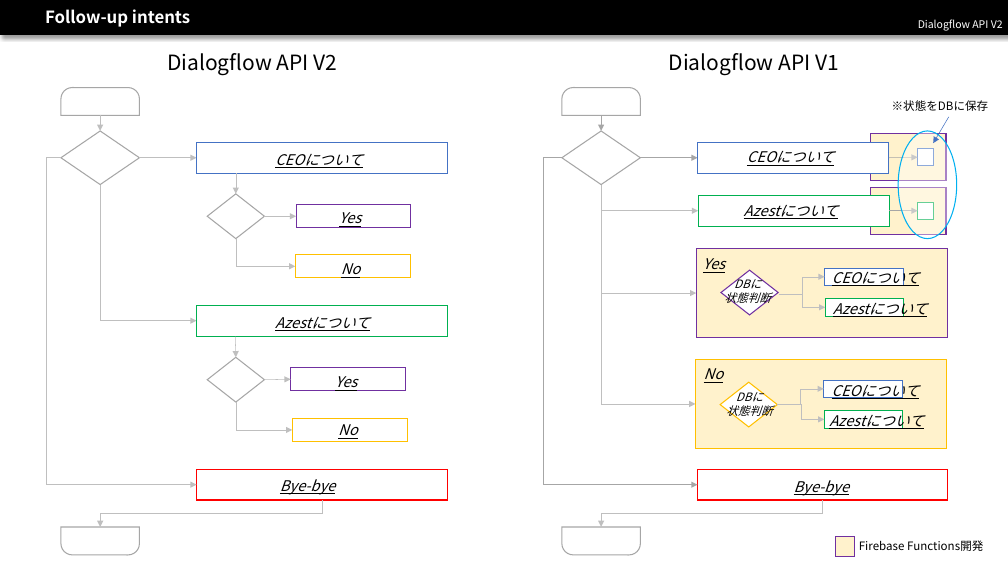
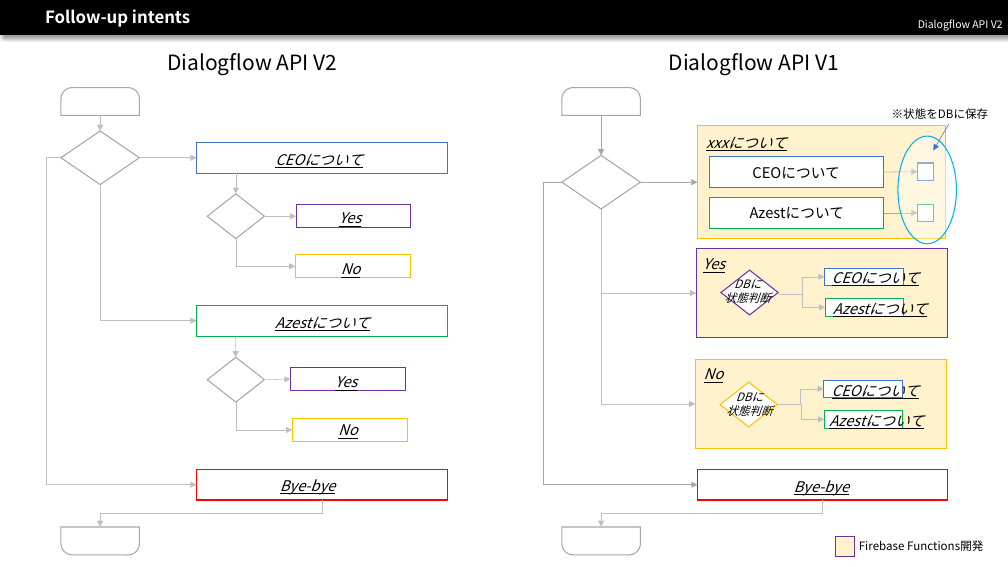
Before and after one commit to FlySnowIII/jtf2018azest, a slide deck: slide 2 of 01_Document/04_Follow-up intents/Follow-up intents.pptx. Drawn at 1008x567 pixels with LibreOffice and Linux fonts; fonts in the diff are those of the drawing. Boxes give left, top, right and bottom in pixels: in the first picture for what was removed or moved away, otherwise in the second. Text is boxed around its words. In the diff, an @@ line names an element or a change of style, - is before the commit and + after.

```diff
--- a/01_Document/04_Follow-up intents/Follow-up intents.pptx
+++ b/01_Document/04_Follow-up intents/Follow-up intents.pptx
@@ arrow moved from (601, 116) - (601, 131) to (601, 116) - (601, 156) @@
@@ rectangle: place and size @@
-rectangle at [870,134,946,181]
+rectangle at [698,126,947,239]
@@ rectangle at [698,126,947,239]: outline #7030A0 1 pt to #FFC000 1 pt @@
@@ rectangle removed at [698,142,889,173] @@
@@ text added at [706,137,786,151], 14 pt, text #000000, italic, underline @@
+xxxについて
@@ 1 text, 1 ellipse, 1 arrow: place and size @@
-1 text, 1 ellipse, 1 arrow at [892,100,989,238]
+1 text, 1 ellipse, 1 arrow at [892,108,989,243]
@@ diamond: place and size @@
-diamond at [562,131,640,185]
+diamond at [562,156,640,209]
@@ rectangle "CEOについて": place and size @@
-rectangle "CEOについて" at [747,151,834,166]
+rectangle "CEOについて" at [709,157,883,188]
@@ rectangle "CEOについて" at [709,157,883,188]: italic off, underline off; alignment left to centre; vertical alignment top to middle; fill none to #FFFFFF; outline none to #4472C4 1 pt @@
@@ arrow moved from (889, 158) - (918, 157) to (883, 172) - (918, 172) @@
@@ rectangle: place and size @@
-rectangle at [918,149,934,166]
+rectangle at [918,163,934,181]
@@ elbow arrow moved from (562, 158) - (698, 485) to (562, 182) - (698, 485) @@
@@ elbow arrow moved from (601, 185) - (696, 404) to (601, 209) - (696, 404) @@
@@ elbow arrow moved from (601, 185) - (696, 293) to (601, 209) - (696, 293) @@
@@ elbow arrow removed from (601, 185) to (699, 211) @@
@@ arrow moved from (640, 158) - (698, 158) to (640, 182) - (698, 182) @@
@@ rectangle removed at [699,195,890,226] @@
@@ rectangle "Azestについて": place and size @@
-rectangle "Azestについて" at [744,205,839,219]
+rectangle "Azestについて" at [710,197,884,228]
@@ rectangle "Azestについて" at [710,197,884,228]: italic off, underline off; alignment left to centre; vertical alignment top to middle; fill none to #FFFFFF; outline none to #00B050 1 pt @@
@@ rectangle removed at [870,188,946,234] @@
@@ arrow moved from (890, 211) - (918, 211) to (884, 213) - (918, 213) @@
```
Also in this commit, not shown: 1 other file.
